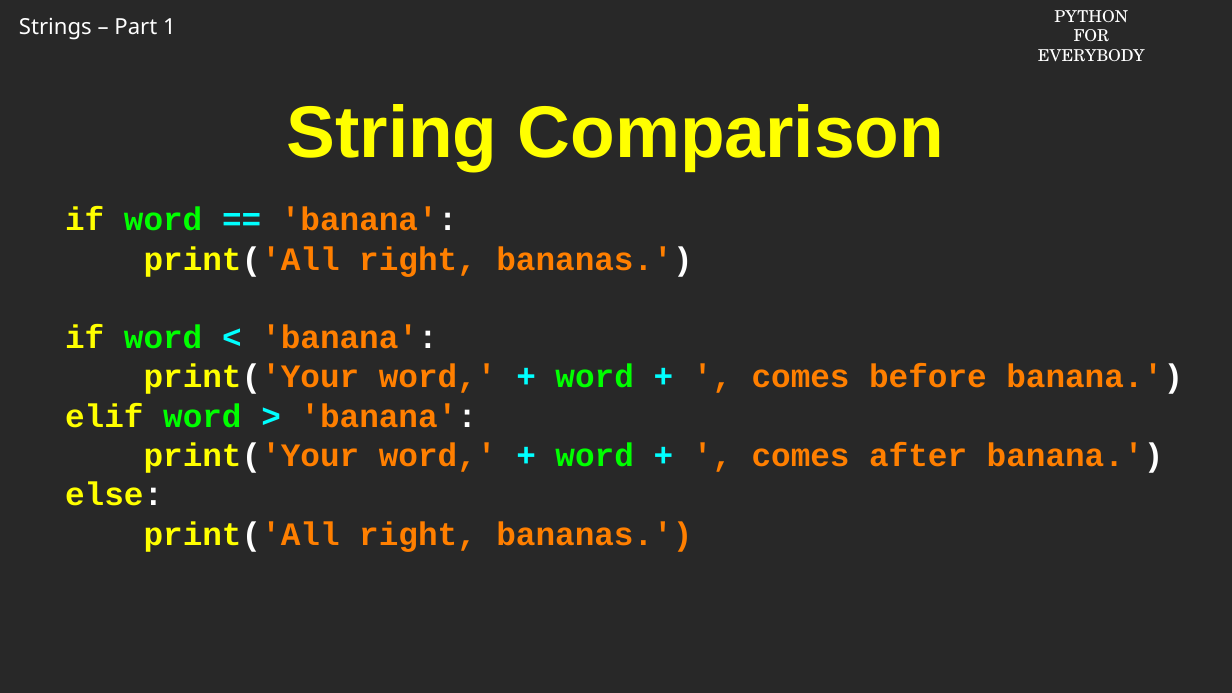
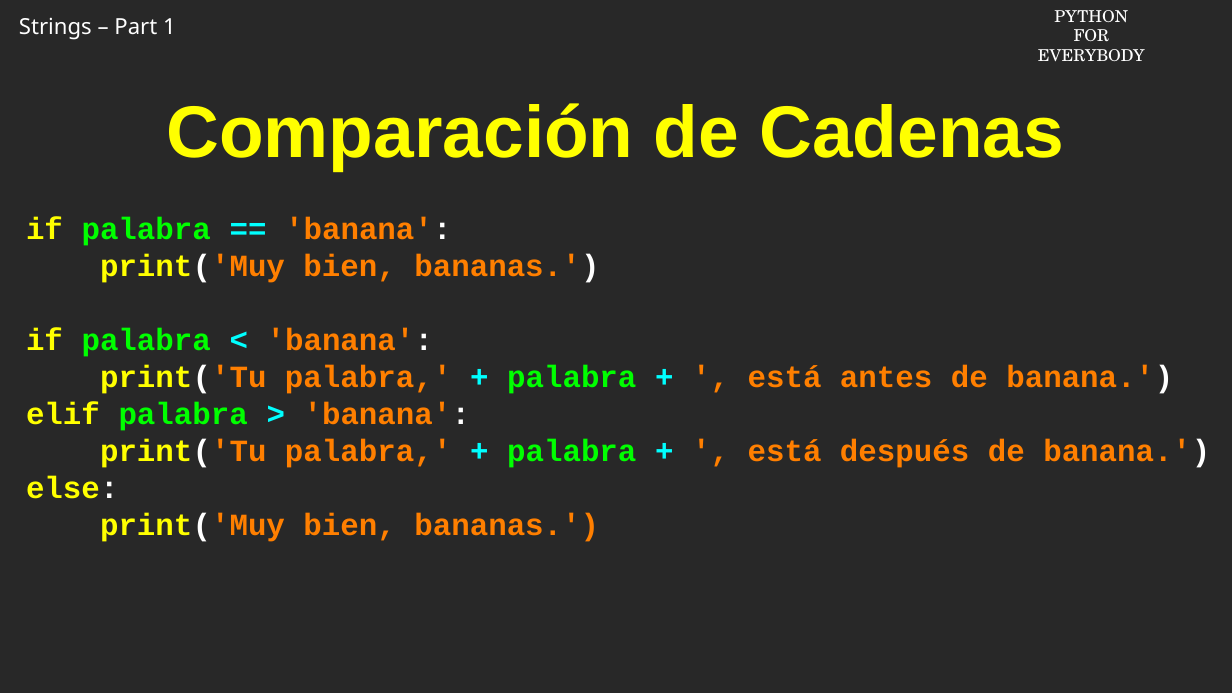
Before and after one commit to csev/py4e, a slide deck: slide 3 of ai/6.2.pptx. Drawn at 1232x693 pixels with LibreOffice and Linux fonts; fonts in the diff are those of the drawing; background and template pictures are left out. Boxes give left, top, right and bottom in pixels: in the first picture for what was removed or moved away, otherwise in the second. Text is boxed around its words. In the diff, an @@ line names an element or a change of style, - is before the commit and + after.

```diff
--- a/ai/6.2.pptx
+++ b/ai/6.2.pptx
@@ title at (167,103,1064,171): text changed @@
-String Comparison
+Comparación de Cadenas
@@ text "if palabra == 'banana':": place and size @@
-text "if palabra == 'banana':" at (65,207,1183,552)
+text "if palabra == 'banana':" at (26,217,1210,542)
@@ text at (26,217,1210,468): text changed; size 34 to 32 pt @@
-if word == 'banana':
-print('All right, bananas.')
-if word < 'banana':
-print('Your word,' + word + ', comes before banana.')
-elif word > 'banana':
-print('Your word,' + word + ', comes after banana.')
+if palabra == 'banana':
+print('Muy bien, bananas.')
+if palabra < 'banana':
+print('Tu palabra,' + palabra + ', está antes de banana.')
+elif palabra > 'banana':
+print('Tu palabra,' + palabra + ', está después de banana.')
@@ text at (26,475,119,499): size 34 to 32 pt in "else:" @@
@@ text at (100,512,599,542): text changed; size 34 to 32 pt @@
-print('All right, bananas.')
+print('Muy bien, bananas.')
```
Also in this commit, not shown: 13 other slides changed, 1 slide added, 1 slide removed.
